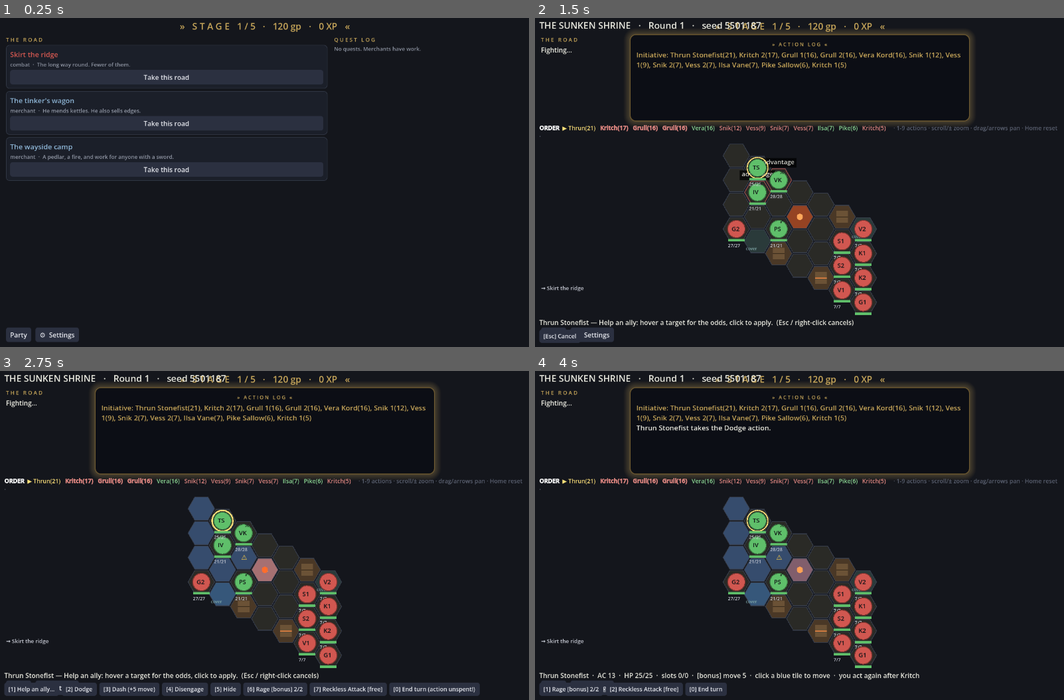
Above: before the commit, frames 1-4 (two rows, left to right).
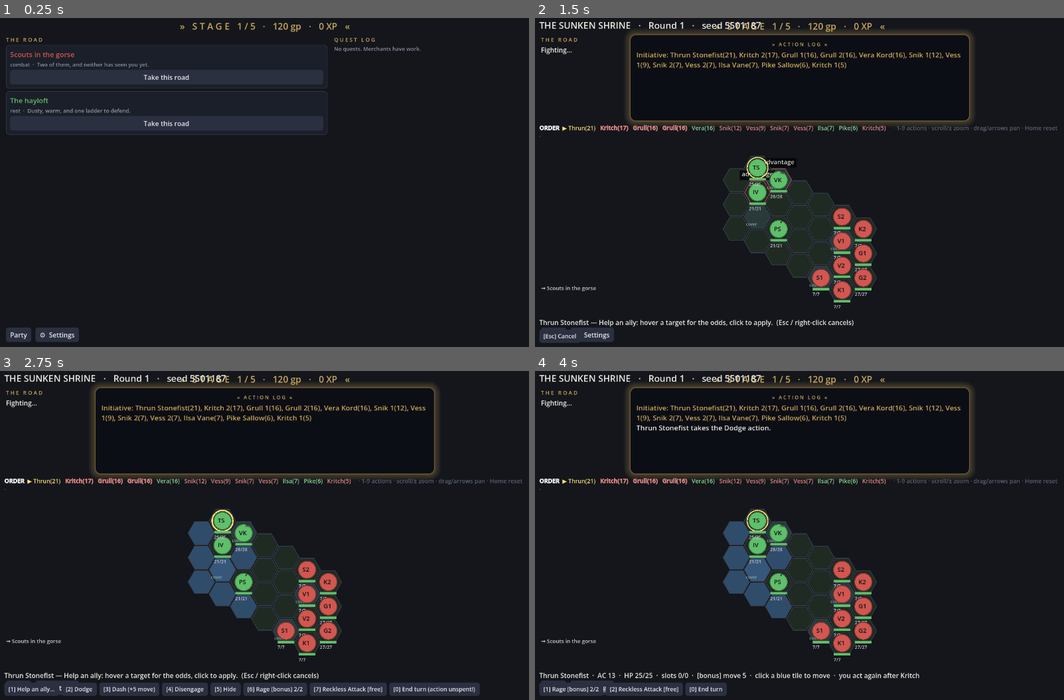
Above: after the commit, the same moments.

Repository: EgecanOzcakar/sorcmerc
Game: Godot game, scene res://scenes/campaign/campaign.tscn
Two runs of this game, one before a commit and one after it. Both use one fixed random seed, a clock stepped at 60 frames per second and the inputs below. This scene is started directly instead of the project's main scene.
Inputs:
- Up to frame 1 (0.25 s): no input
- Up to frame 2 (1.5 s): click "Take this road" at 0.5 s; click "Party" at 1.25 s
- Up to frame 3 (2.75 s): click "[Esc] Cancel" at 2 s
- Up to frame 4 (4 s): click "[2] Dodge" at 2.75 s; click "[2] ✓ Confirm: Dodge" at 3.5 s

The runs differ from the first frame. In frame 1, 3.7% of the frame differs, in the area x 1-62%, y 10-50%; in frame 2, 1.7%; in frame 3, 2.0%; in frame 4, 2.0%.

Commit message:
T13: identify at rest nodes (DC 15 Arcana) or by scroll, plus tests
Co-Authored-By: Claude Opus 5 <noreply@anthropic.com>

Diff:
--- a/core/campaign.gd
+++ b/core/campaign.gd
@@ -23,6 +23,7 @@
 const STAGE_COUNT := 5                                     # STAGE_POSITIONS + boss
 const PICK_MIN := 2
 const PICK_MAX := 3
+const SUPPORT_KINDS := ["merchant", "rest", "treasure"]   # one per stage, dealt out
 
 const POOL := [
 	# --- combat: early ----------------------------------------------------
@@ -160,38 +161,59 @@
 
 # --- the route ------------------------------------------------------------
 
-# Deterministic in `r`: same seed, same route.
+# Deterministic in `r`: same seed, same route. Every stage is one "support" node
+# (shop / camp / loot — pacing, and a road that is not a fight) plus 1-2 fights;
+# the support kinds are dealt out so all three show up across the four stages.
 static func build_route(r) -> Array:
+	var support := _deal_support(r)
 	var out: Array = []
-	for pos in STAGE_POSITIONS:
-		out.append(_pick_stage(r, String(pos)))
+	for i in STAGE_POSITIONS.size():
+		out.append(_pick_stage(r, String(STAGE_POSITIONS[i]), String(support[i])))
 	_ensure_giver(r, out)
 	out.append([BOSS])
 	return out
 
-static func _pick_stage(r, pos: String) -> Array:
-	var eligible: Array = POOL.filter(func(n): return pos in n["stage_position"])
+# One of each non-combat kind, shuffled, then a repeat to fill the fourth stage.
+static func _deal_support(r) -> Array:
+	var kinds := SUPPORT_KINDS.duplicate()
+	var out: Array = []
+	while not kinds.is_empty():
+		out.append(kinds.pop_at(r.roll_die(kinds.size()) - 1))
+	while out.size() < STAGE_POSITIONS.size():
+		out.append(SUPPORT_KINDS[r.roll_die(SUPPORT_KINDS.size()) - 1])
+	return out
+
+static func _pick_stage(r, pos: String, support_kind: String) -> Array:
+	var support := _eligible(pos, support_kind)
+	var fights := _eligible(pos, "combat")
+	var picked: Array = [support.pop_at(r.roll_die(support.size()) - 1)]
 	var want: int = PICK_MIN + r.roll_die(PICK_MAX - PICK_MIN + 1) - 1
-	var picked: Array = []
-	while picked.size() < want and not eligible.is_empty():
-		picked.append(eligible.pop_at(r.roll_die(eligible.size()) - 1))
+	while picked.size() < want and not fights.is_empty():
+		picked.insert(r.roll_die(picked.size() + 1) - 1,
+			fights.pop_at(r.roll_die(fights.size()) - 1))
 	return picked
 
-# The one invariant selection can violate: no quest-giving merchant before the
-# boss. Drop one into a stage it is eligible for, over a random slot.
+static func _eligible(pos: String, kind: String) -> Array:
+	return POOL.filter(func(n): return n["kind"] == kind and pos in n["stage_position"])
+
+# The one invariant selection can violate: quests are only offered by two named
+# merchants (quest.gd's giver_node_ids), so a route needs one of them before the
+# boss. Swap it in over whichever merchant the route already has.
 static func _ensure_giver(r, out: Array) -> void:
-	for st in out:
-		for n in st:
-			if n["id"] in GIVER_IDS:
+	var merchants: Array = []        # [stage index, slot index]
+	for i in out.size():
+		for j in out[i].size():
+			if out[i][j]["id"] in GIVER_IDS:
 				return
-	var givers: Array = POOL.filter(func(n): return n["id"] in GIVER_IDS)
-	var giver: Dictionary = givers[r.roll_die(givers.size()) - 1]
-	var slots: Array = []
-	for i in out.size():
-		if STAGE_POSITIONS[i] in giver["stage_position"]:
-			slots.append(i)
-	var st: Array = out[slots[r.roll_die(slots.size()) - 1]]
-	st[r.roll_die(st.size()) - 1] = giver
+			if out[i][j]["kind"] == "merchant":
+				merchants.append([i, j])
+	if merchants.is_empty():
+		return
+	var at: Array = merchants[r.roll_die(merchants.size()) - 1]
+	var givers: Array = _eligible(String(STAGE_POSITIONS[at[0]]), "merchant").filter(
+		func(n): return n["id"] in GIVER_IDS)
+	if not givers.is_empty():
+		out[at[0]][at[1]] = givers[r.roll_die(givers.size()) - 1]
 
 func options() -> Array:
 	return route[stage] if stage < route.size() else []
--- a/tests/test_campaign.gd
+++ b/tests/test_campaign.gd
@@ -92,6 +92,14 @@
 				for n in stage:
 					check(Campaign.STAGE_POSITIONS[i] in n["stage_position"],
 						"seed %d: %s is eligible for stage %d" % [s, n["id"], i])
+		var kinds := {}
+		for i in c.route.size() - 1:
+			var fights: Array = c.route[i].filter(func(n): return n["kind"] == "combat")
+			check(fights.size() >= 1 and fights.size() < c.route[i].size(),
+				"seed %d stage %d offers both a fight and a road round it" % [s, i])
+			for n in c.route[i]:
+				kinds[n["kind"]] = true
+		check(kinds.size() == 4, "seed %d walks all four node kinds before the boss" % s)
 		var givers := 0
 		for i in c.route.size() - 1:
 			for n in c.route[i]:
--- a/tests/test_profile.gd
+++ b/tests/test_profile.gd
@@ -26,6 +26,7 @@
 func _init() -> void:
 	_sheet_mirror()
 	_equip()
+	_unidentified()
 	_resources()
 	_pact()
 	print("test_profile: %d passed, %d failed" % [_pass, _fail])
@@ -123,6 +124,39 @@
 	check(not "plate" in pike.equipped, "equipping what the party does not carry is a no-op")
 	p2.queue_free()
 
+# T13: an unidentified item is a mystery in the stash panel — no name, no Equip
+# button, and toggle_equip refuses it. A scroll clears it up on the spot.
+func _unidentified() -> void:
+	var pike = Presets.pike()
+	var pty = Party.new()
+	pty.add_member(pike)
+	pty.stash_add("cloak-of-elvenkind", 1, false)
+	var p = load("res://scenes/profile/profile.tscn").instantiate()
+	root.add_child(p)
+	p.set_party(pty)
+	p.set_character(pike)
+
+	var row: String = p.field("item_cloak-of-elvenkind")
+	var label: String = p._fields["item_cloak-of-elvenkind"].get_parent().get_child(0).text
+	check(row != "", "the mystery still renders a row")
+	check(label == "Unidentified item (uncommon)",
+		"it shows rarity only, no name (got %s)" % label)
+	check(not p._fields.has("equip_btn_cloak-of-elvenkind"), "no Equip button on a mystery")
+
+	p.toggle_equip("cloak-of-elvenkind")
+	check(not "cloak-of-elvenkind" in pike.equipped, "equipping an unidentified item is refused")
+	check(pty.stash_count("cloak-of-elvenkind") == 1, "and the refusal left the stash alone")
+
+	pty.stash_add(Party.IDENTIFY_SCROLL)
+	p.set_party(pty)
+	check(pty.use_identification_scroll("cloak-of-elvenkind"), "the scroll reveals it")
+	p.set_party(pty)
+	var known: String = p._fields["item_cloak-of-elvenkind"].get_parent().get_child(0).text
+	check(known.begins_with("Cloak"), "the identified item shows its real name (got %s)" % known)
+	p.toggle_equip("cloak-of-elvenkind")
+	check(pty.stash_count("cloak-of-elvenkind") == 0, "an identified magic item can be taken")
+	p.queue_free()
+
 # HP and pools are editable, and a long rest restores both.
 func _resources() -> void:
 	var ilsa = Presets.ilsa()
--- a/tests/test_rules.gd
+++ b/tests/test_rules.gd
@@ -71,7 +71,7 @@
 		"backgrounds.json": 16, "feats.json": 74, "fighting-styles.json": 10,
 		"spells.json": 146, "weapons.json": 39, "armor.json": 13,
 		# magic items: 262 exported + the game-authored scroll-of-resurrection
-		"magic-items.json": 263, "conditions.json": 15, "skills.json": 18,
+		"magic-items.json": 264, "conditions.json": 15, "skills.json": 18,
 	}
 	for f in counts:
 		var a = Catalog.all(f)
